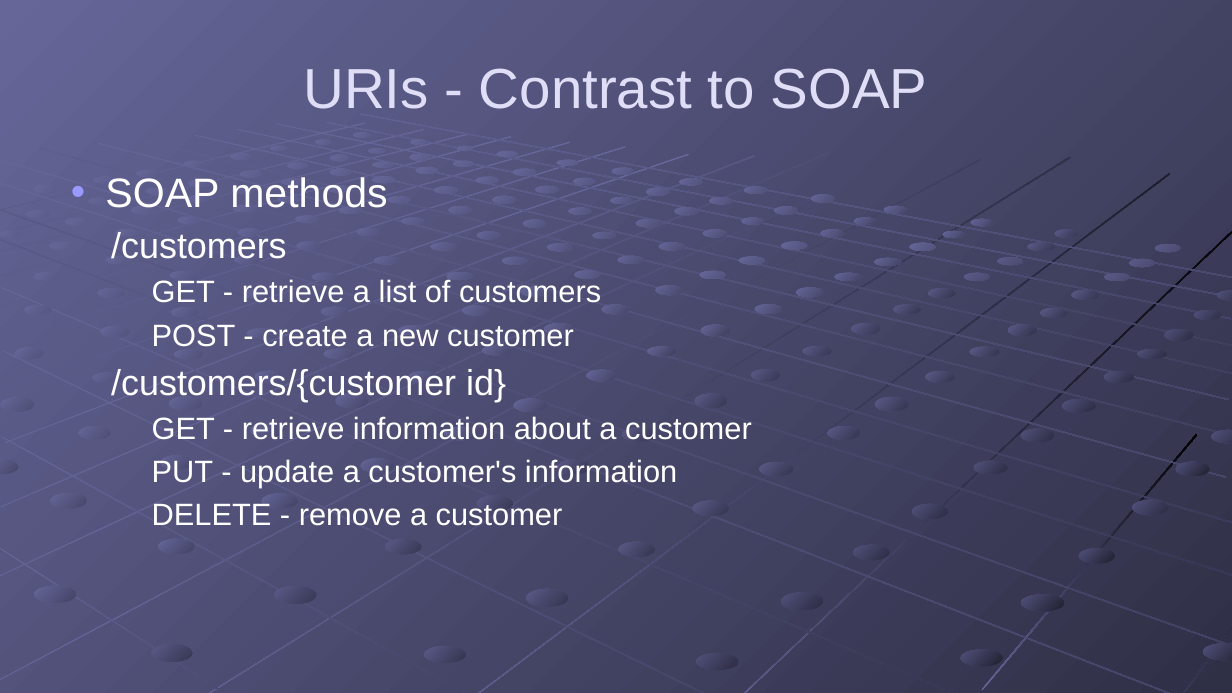
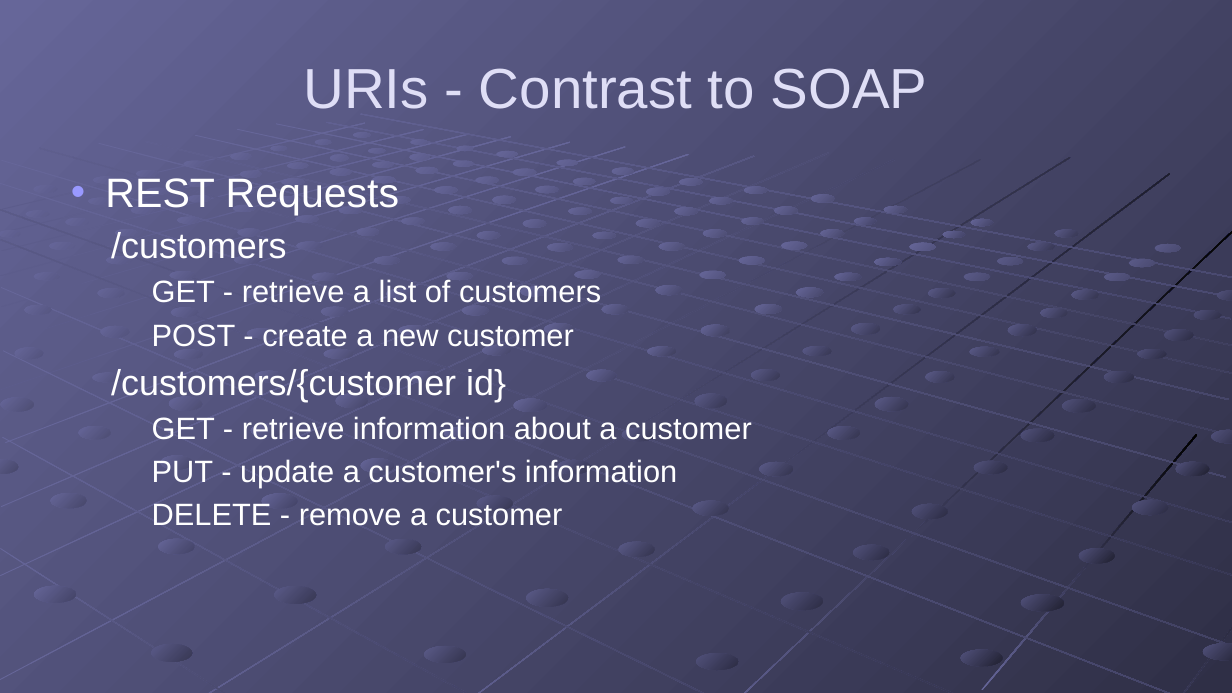
Before and after one commit to gregsohl/RESTFul_API_Presentation, a slide deck: slide 14 of Presentation/RESTful APIs.pptx. Drawn at 1232x693 pixels with LibreOffice and Linux fonts; fonts in the diff are those of the drawing. Boxes give left, top, right and bottom in pixels: in the first picture for what was removed or moved away, otherwise in the second. Text is boxed around its words. In the diff, an @@ line names an element or a change of style, - is before the commit and + after.

```diff
--- a/Presentation/RESTful APIs.pptx
+++ b/Presentation/RESTful APIs.pptx
@@ text at (105,178,399,215): text changed @@
-• SOAP methods
+• REST Requests
```
Also in this commit, not shown: 1 other slide changed, 2 slides added, 1 other file.
